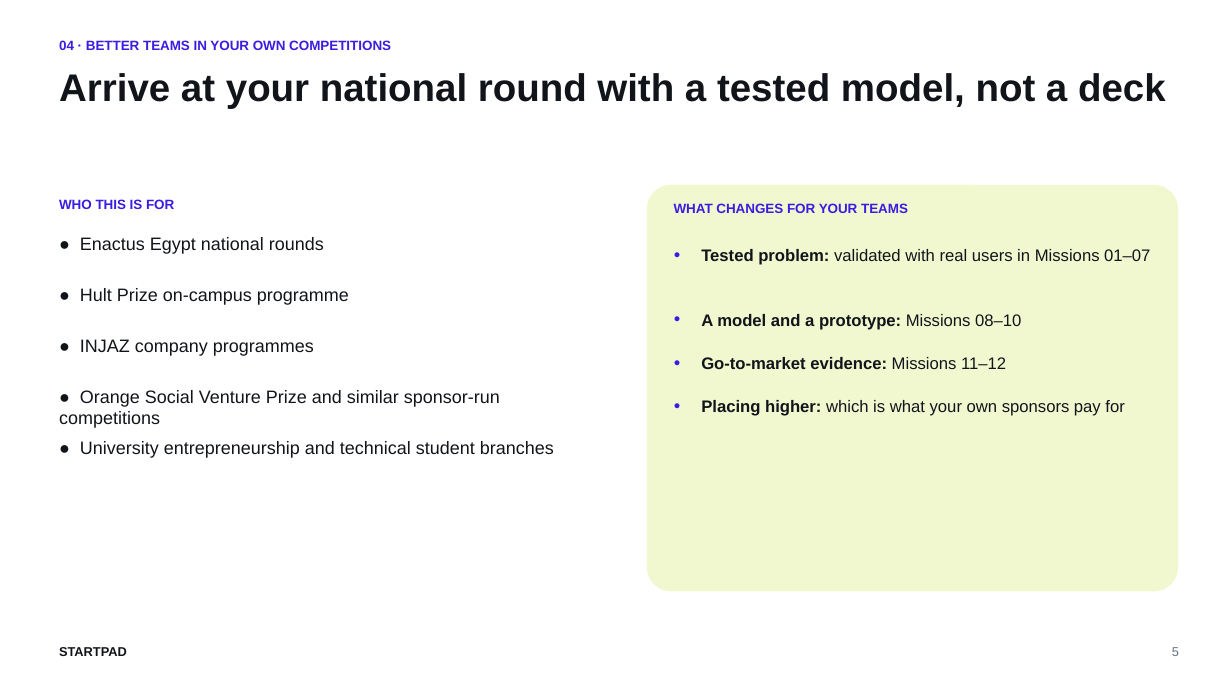
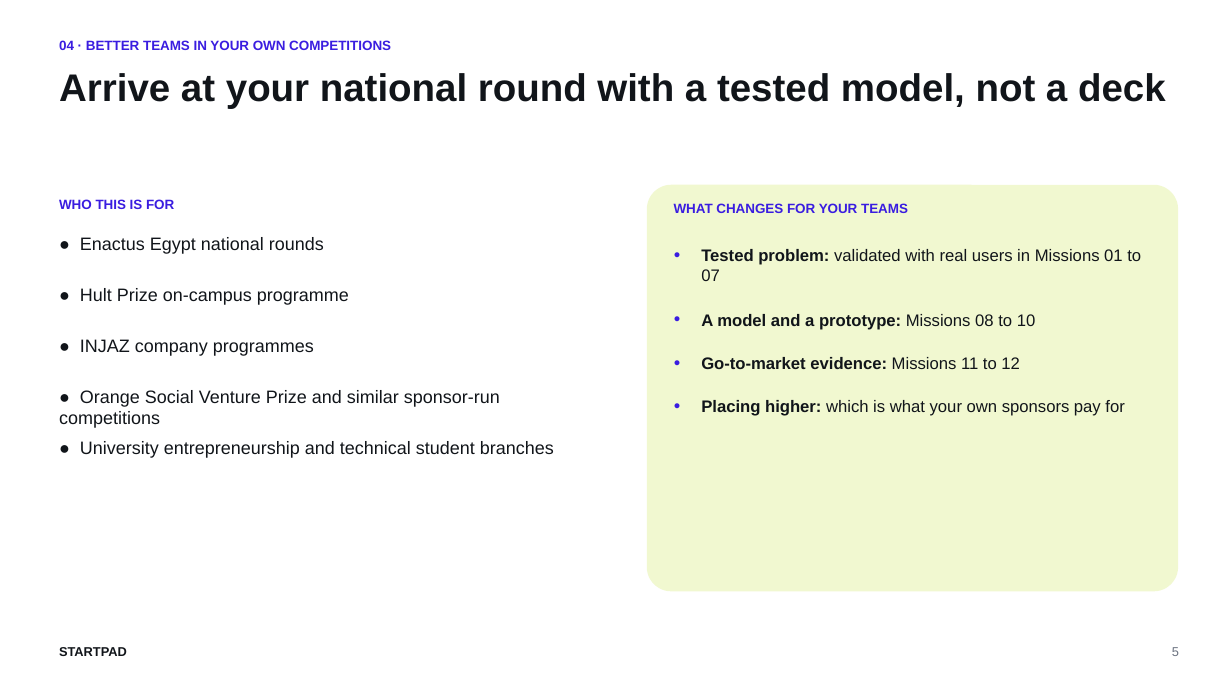
Before and after one commit to AbdelrhmanSoliman96/Abdelrhman-Soliman, a slide deck: slide 5 of StartPad/StartPad_Deck_Youth_Organisations.pptx. Drawn at 1232x693 pixels with LibreOffice and Linux fonts; fonts in the diff are those of the drawing. Boxes give left, top, right and bottom in pixels: in the first picture for what was removed or moved away, otherwise in the second. Text is boxed around its words. In the diff, an @@ line names an element or a change of style, - is before the commit and + after.

```diff
--- a/StartPad/StartPad_Deck_Youth_Organisations.pptx
+++ b/StartPad/StartPad_Deck_Youth_Organisations.pptx
@@ text at box(701, 249, 1141, 281): text changed @@
-Tested problem: validated with real users in Missions 01–07
+Tested problem: validated with real users in Missions 01 to 07
@@ text at box(701, 314, 1036, 330): text changed @@
-A model and a prototype: Missions 08–10
+A model and a prototype: Missions 08 to 10
@@ text at box(701, 357, 1020, 369): text changed @@
-Go-to-market evidence: Missions 11–12
+Go-to-market evidence: Missions 11 to 12
```
Also in this commit, not shown: 5 other slides changed, 4 other files.
